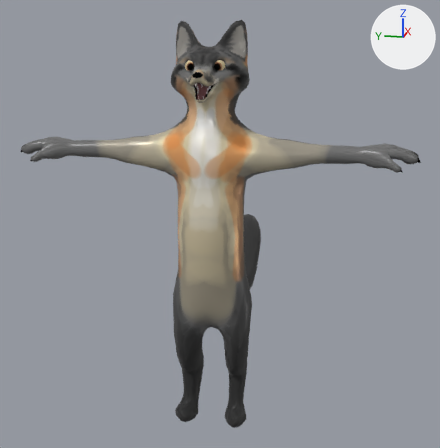
Renders of the Blender file grey_fox.blend from each side of a commit.
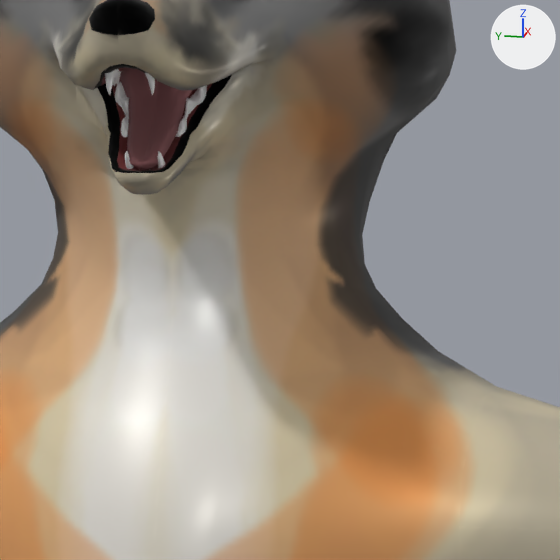
There are two pictures of each version: one whole from a 50 mm camera at (-2.132, -0.462, 1.323) aimed at (0.368, 0.038, 0.698), one close up on the part from 41% to 60% of the width and 16% to 36% of the height. The lights are fixed; the arrows at upper right show +X, +Y and +Z.

Names of what the first close-up shows: 'RetopoFlow'.
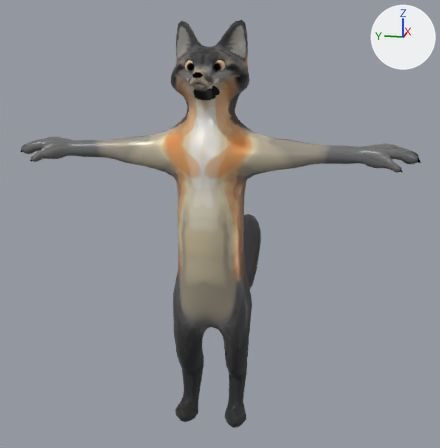
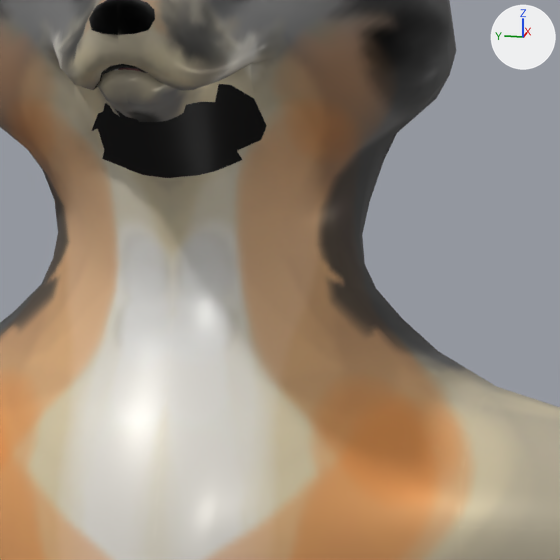
Commit message: FIXING JAW

Changed parts and their boxes [x1, y1, x2, y2] in the close-ups (560 x 560 px; the box of a moved part takes in the faces that stretch with it):
part 1 of me_retopoflow, deleted: before [115, 82, 129, 137]
part 2 of me_retopoflow, deleted: before [175, 85, 207, 137]
part 3 of me_retopoflow, deleted: before [125, 151, 134, 169]
part 4 of me_retopoflow, deleted: before [157, 151, 165, 168]
part 5 of me_retopoflow, moved or reshaped: before [49, 64, 288, 195]; after [49, 64, 288, 149]

Patch to the scene script:
```diff
--- a/grey_fox.blend.py
+++ b/grey_fox.blend.py
@@ me_retopoflow @@
 # used by ob_retopoflow; location = (0.0, 0.0, 0.0); scale = (0.134, 0.134, 0.134)
-me_retopoflow.from_pydata(...)  # 6607 vertices, 6633 faces, 4 loose edges; spans x -1.47..7.28, y -5.38..5.38, z -0.09..11.25
+me_retopoflow.from_pydata(...)  # 6569 vertices, 6575 faces, 4 loose edges; spans x -1.47..7.28, y -5.38..5.38, z -0.09..11.25
+# me_retopoflow part 1: the loose piece of 156 vertices spanning x -0.92..-0.71, y 0.08..0.19, z 9.43..9.63 is deleted
+# me_retopoflow part 2: the loose piece of 156 vertices spanning x -0.92..-0.71, y -0.2..-0.08, z 9.43..9.63 is deleted
+# me_retopoflow part 3: the loose piece of 38 vertices spanning x -1.1..-1.04, y 0.04..0.07, z 9.3..9.38 is deleted
+# me_retopoflow part 4: the loose piece of 38 vertices spanning x -1.1..-1.04, y -0.09..-0.05, z 9.3..9.38 is deleted
+# me_retopoflow part 5: 334 vertices moved from x -1.25..-0.31, y -0.36..0.36, z 9.24..9.98 to x -1.31..-0.31, y -0.36..0.36, z 9.51..9.98; 114 vertices removed from x -1.17..-0.6, y -0.3..0.25, z 9.22..9.48; 308 vertices added at x -1.35..-0.75, y -0.3..0.25, z 9.45..9.79
 me_retopoflow.materials.append(mat_material_003)
```
